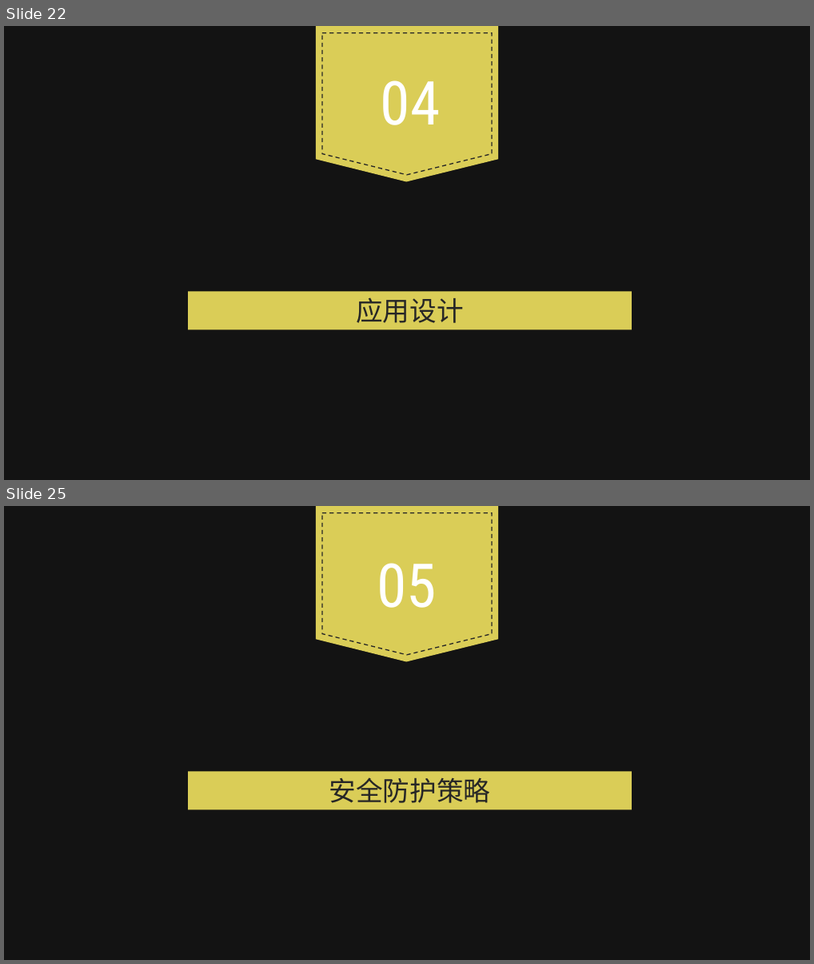
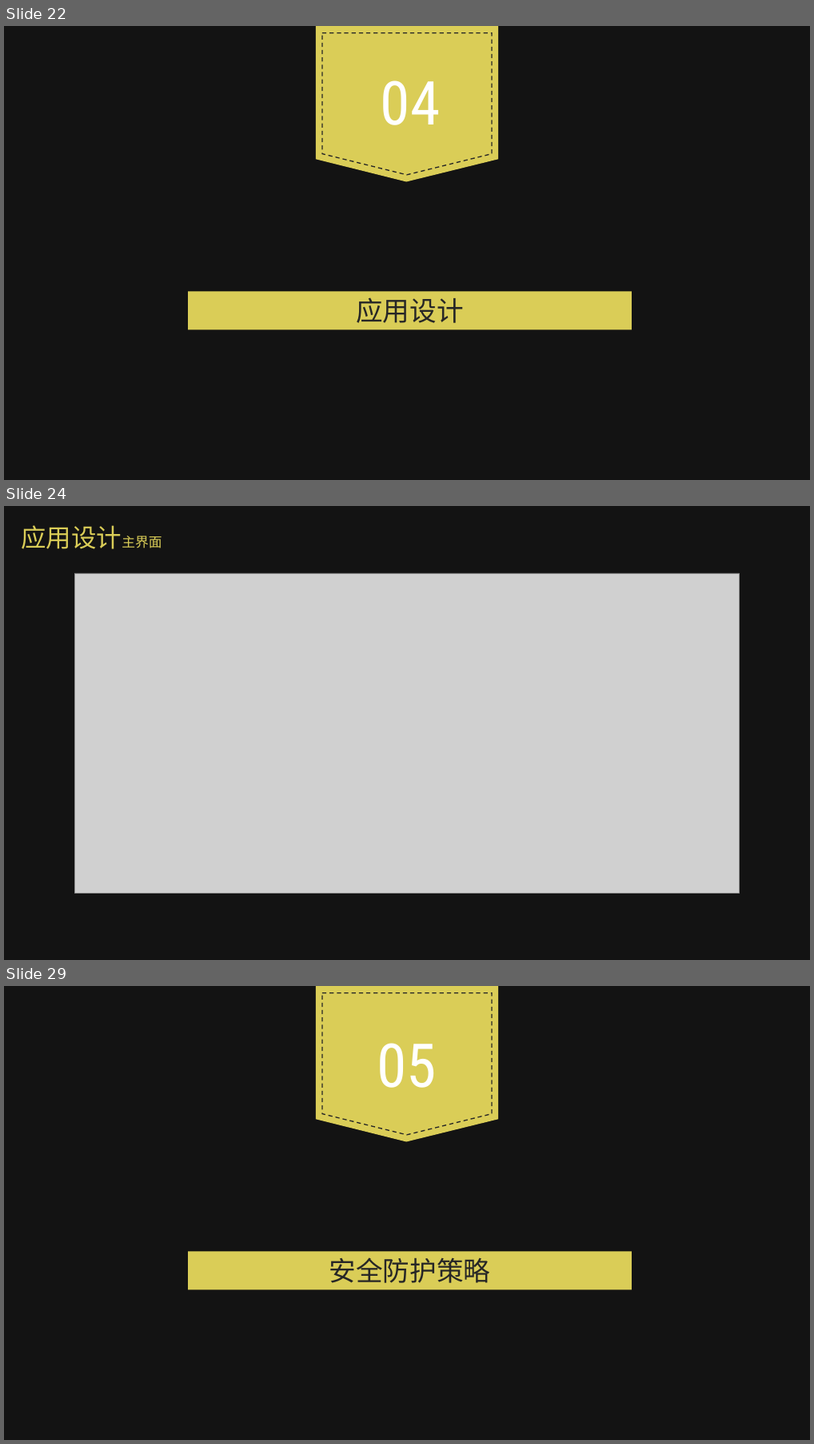
Before and after one commit to WEASP/our-project, a slide deck: Tasks/Task10/高子峰组-知否演示ppt.pptx. Shown one above the other, each under a label of ours: slides 22 and 25 before the commit, slides 22, 24 and 29 after it; the slides between them are not shown. The pictures are 814x964 and 814x1444 pixels, drawn with LibreOffice and Linux fonts; fonts in the diff are those of the drawing; grey boxes stand for pictures; background and template pictures are left out; a plain dark background stands for a picture behind light text. Boxes give left, top, right and bottom in pixels: in the first picture for what was removed or moved away, otherwise in the second. Text is boxed around its words. In the diff, an @@ line names an element or a change of style, - is before the commit and + after.

```diff
--- a/Tasks/Task10/高子峰组-知否演示ppt.pptx
+++ b/Tasks/Task10/高子峰组-知否演示ppt.pptx
@@ slide 24 added at (4, 506, 810, 960), background picture (left out); not listed: 1 template element that a slide beside it also shows @@
@@ text added at (21, 525, 162, 549), 30 pt, text #DACD57 @@
+应用设计主界面
@@ picture added at (74, 573, 740, 892) @@
@@ what was slide 25 is now slide 29 @@
```
Also in this commit, not shown: 2 slides changed, 4 other slides added.
